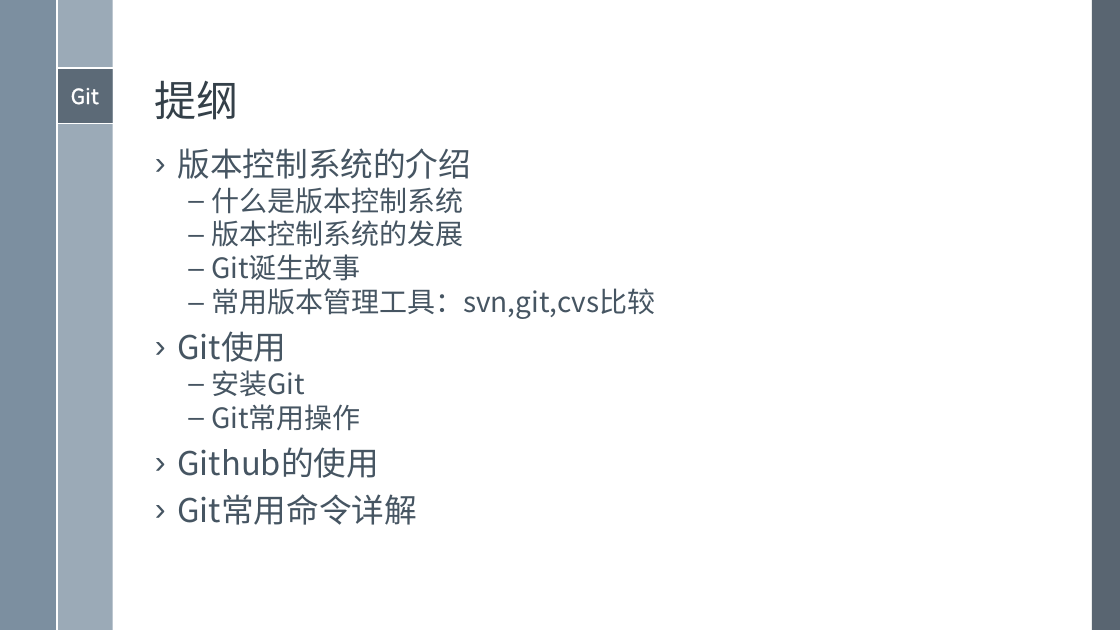
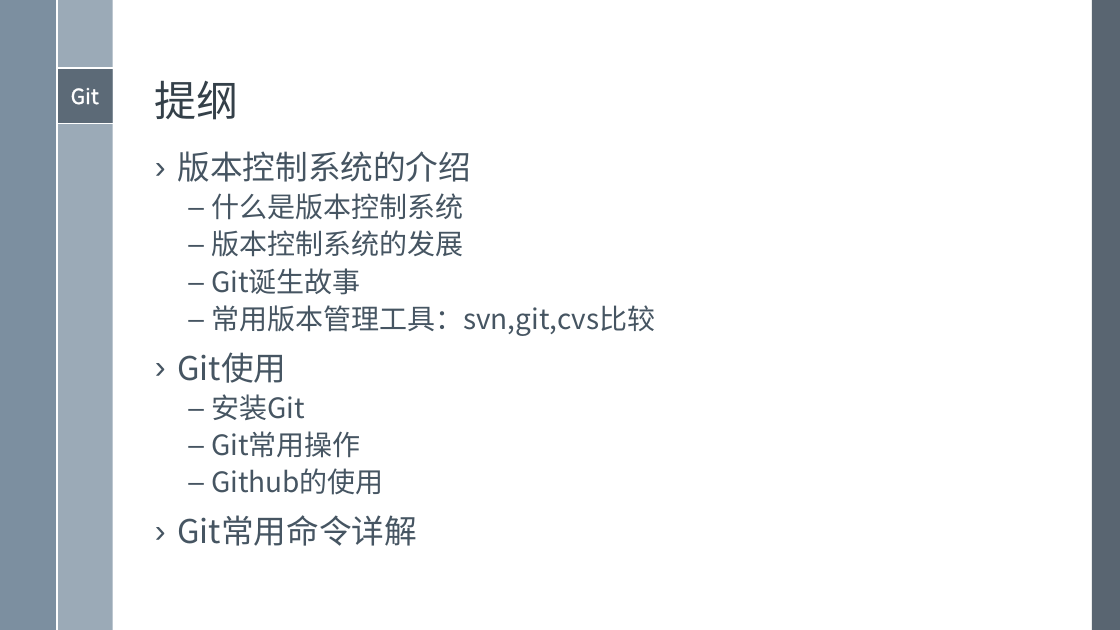
Before and after one commit to xami/joke, a slide deck: slide 2 of docs/windows模板/演示文稿 2.pptx. Drawn at 1120x630 pixels with LibreOffice and Linux fonts; fonts in the diff are those of the drawing. Boxes give left, top, right and bottom in pixels: in the first picture for what was removed or moved away, otherwise in the second. Text is boxed around its words. In the diff, an @@ line names an element or a change of style, - is before the commit and + after.

```diff
--- a/docs/windows模板/演示文稿 2.pptx
+++ b/docs/windows模板/演示文稿 2.pptx
@@ text "版本控制系统的介绍" at [178, 151, 655, 546]: size 28 to 24 pt in "Github的使用"; line spacing 0.8 to 0.9; bullet › to –; list level 1 to 2 in "Github的使用" @@
```
Also in this commit, not shown: 1 other slide changed, 14 slides added, 9 slides removed, 12 other files.
